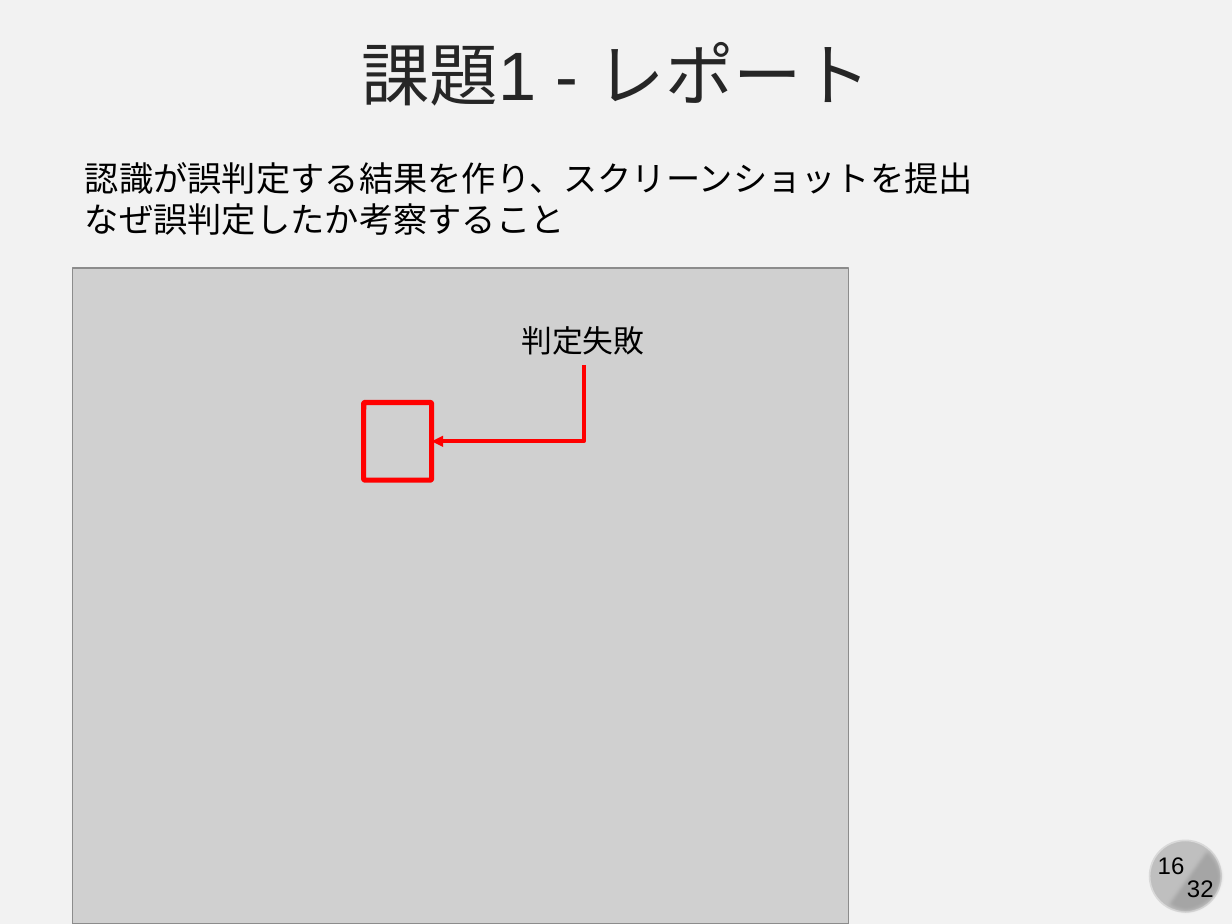
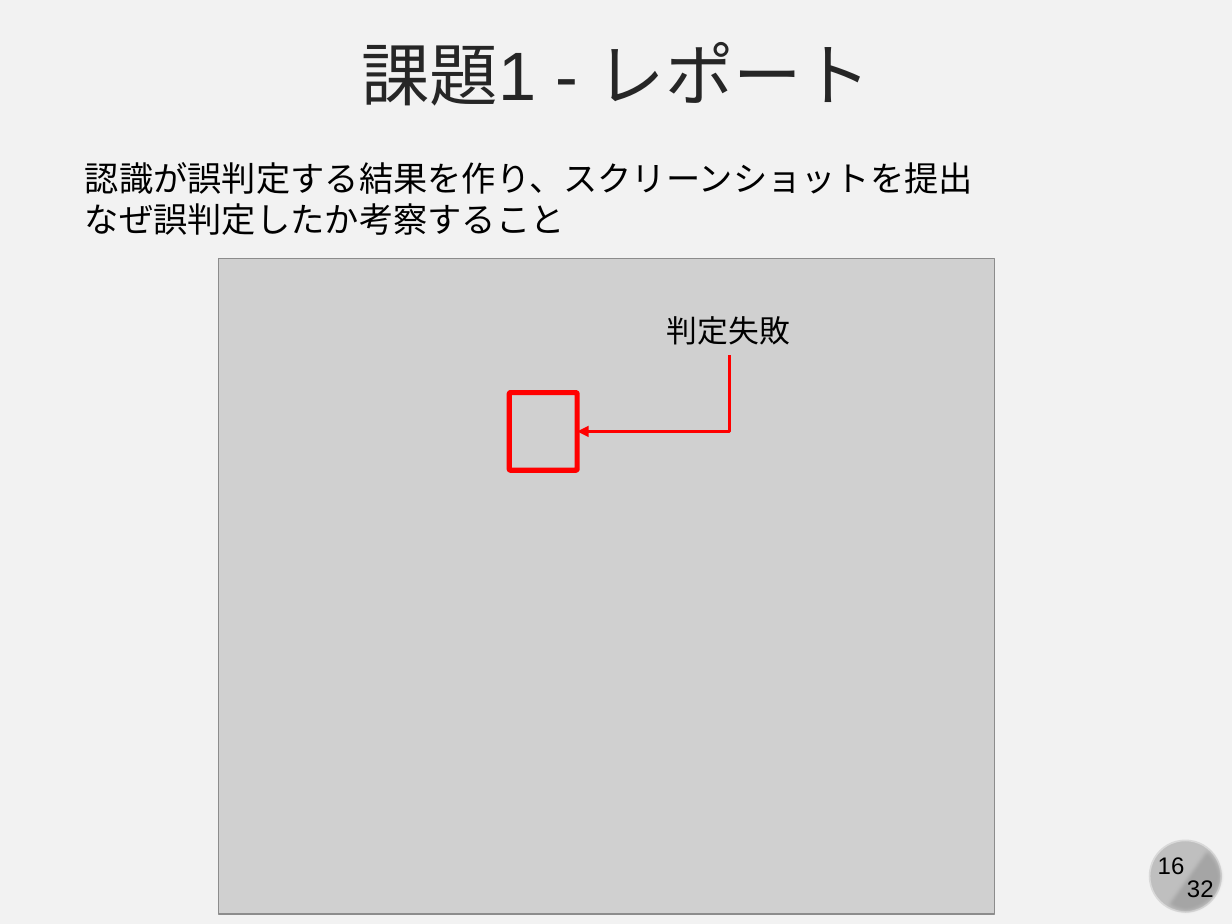
Before and after one commit to kaityo256/github, a slide deck: slide 16 of practice_github_advanced/fig/slide.pptx. Drawn at 1232x924 pixels with LibreOffice and Linux fonts; fonts in the diff are those of the drawing; grey boxes stand for pictures. Boxes give left, top, right and bottom in pixels: in the first picture for what was removed or moved away, otherwise in the second. Text is boxed around its words. In the diff, an @@ line names an element or a change of style, - is before the commit and + after.

```diff
--- a/practice_github_advanced/fig/slide.pptx
+++ b/practice_github_advanced/fig/slide.pptx
@@ 1 picture, 1 text, 1 rounded rectangle, 1 elbow arrow: place and size @@
-1 picture, 1 text, 1 rounded rectangle, 1 elbow arrow at <box>73,269,849,924</box>
+1 picture, 1 text, 1 rounded rectangle, 1 elbow arrow at <box>218,259,994,914</box>
```
Also in this commit, not shown: 6 other slides changed, 3 other files.
